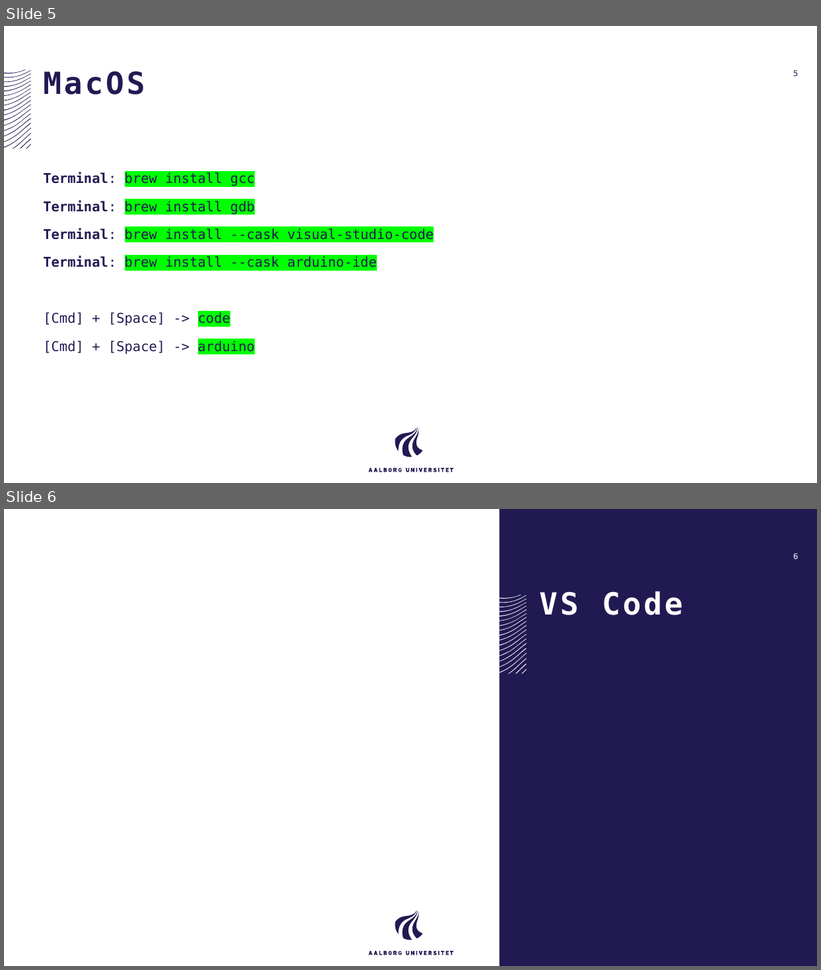
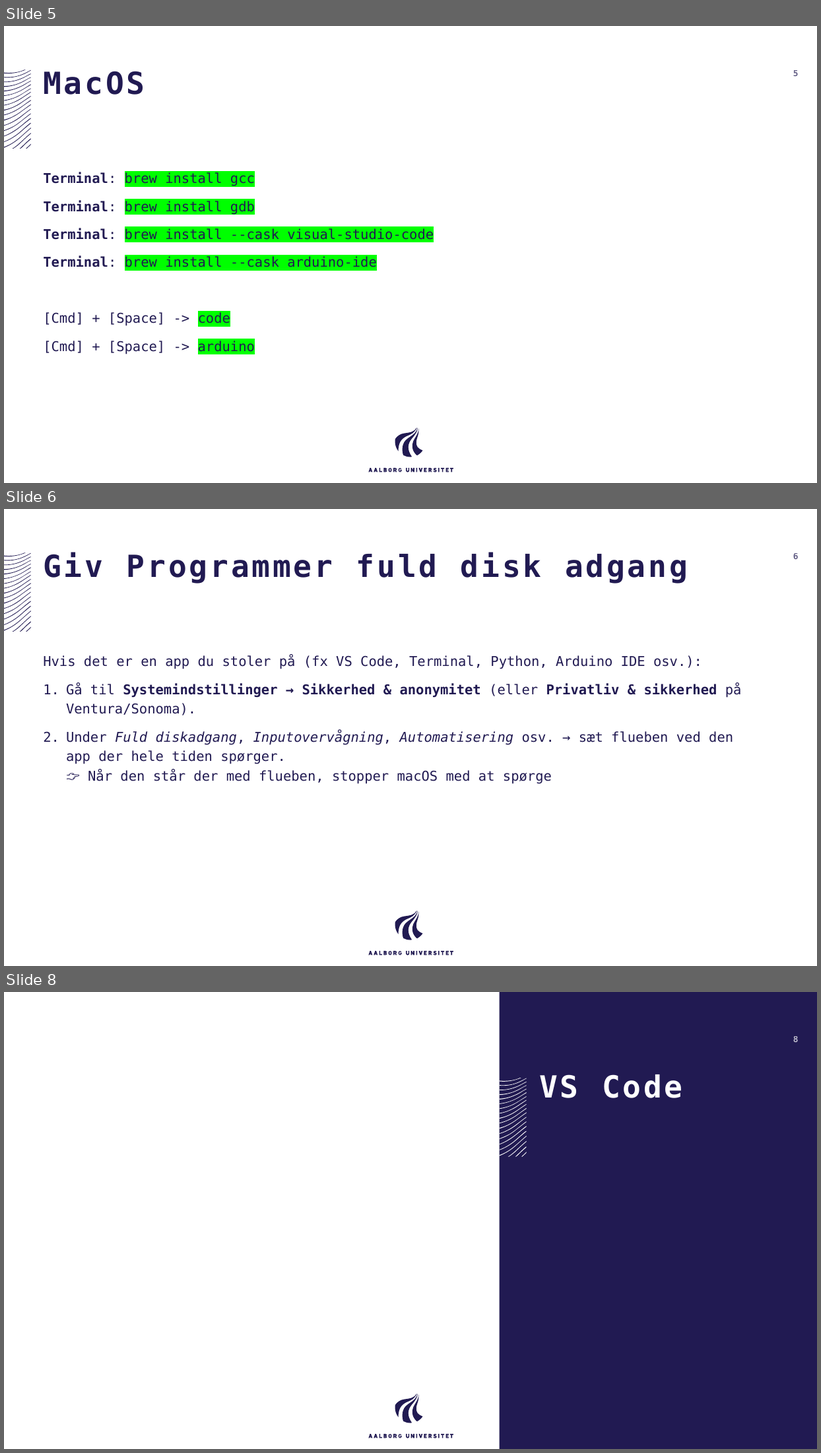
Before and after one commit to AAU-ST1-Programming/setup, a slide deck: Setup MacOS.pptx. Shown one above the other, each under a label of ours: slides 5 and 6 before the commit, slides 5, 6 and 8 after it; the slides between them are not shown. The pictures are 821x970 and 821x1453 pixels, drawn with LibreOffice and Linux fonts; fonts in the diff are those of the drawing. Boxes give left, top, right and bottom in pixels: in the first picture for what was removed or moved away, otherwise in the second. Text is boxed around its words. In the diff, an @@ line names an element or a change of style, - is before the commit and + after.

```diff
--- a/Setup MacOS.pptx
+++ b/Setup MacOS.pptx
@@ slide 6 added at bbox=[4, 509, 817, 966], background #FFFFFF; not listed: 40 template elements that a slide beside it also shows @@
@@ title added at bbox=[43, 552, 688, 584], 36 pt, text #211A52, bold @@
+Giv Programmer fuld disk adgang
@@ page number added at bbox=[793, 553, 799, 559], 10 pt, text #211A52 at 70% opacity, bold @@
+6
@@ text added at bbox=[43, 656, 742, 784], 16 pt, text #211A52 @@
+Hvis det er en app du stoler på (fx VS Code, Terminal, Python, Arduino IDE osv.):
+1. Gå til Systemindstillinger → Sikkerhed & anonymitet (eller Privatliv & sikkerhed på Ventura/Sonoma).
+2. Under Fuld diskadgang, Inputovervågning, Automatisering osv. → sæt flueben ved den app der hele tiden spørger.
+   👉 Når den står der med flueben, stopper macOS med at spørge
@@ what was slide 6 is now slide 8 @@
```
Also in this commit, not shown: 2 slides changed, 1 other slide added, 1 slide removed, 1 other file.
